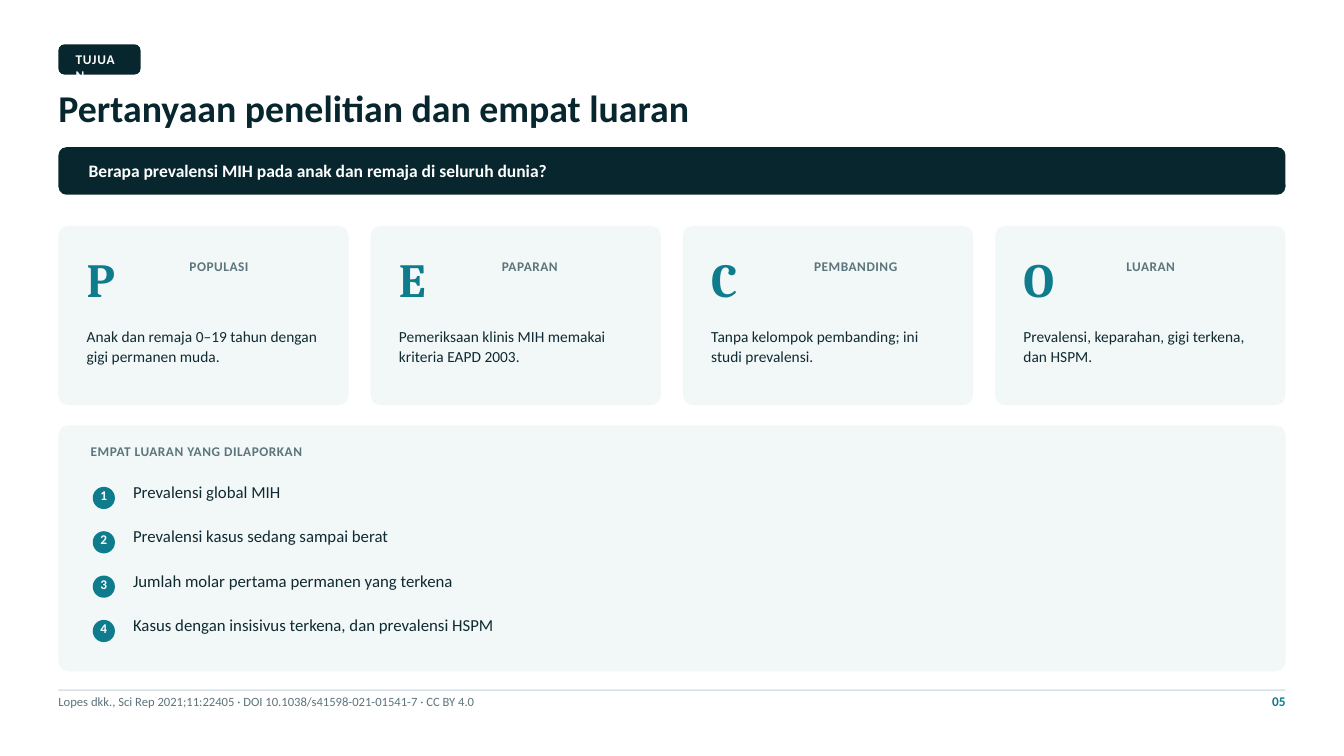
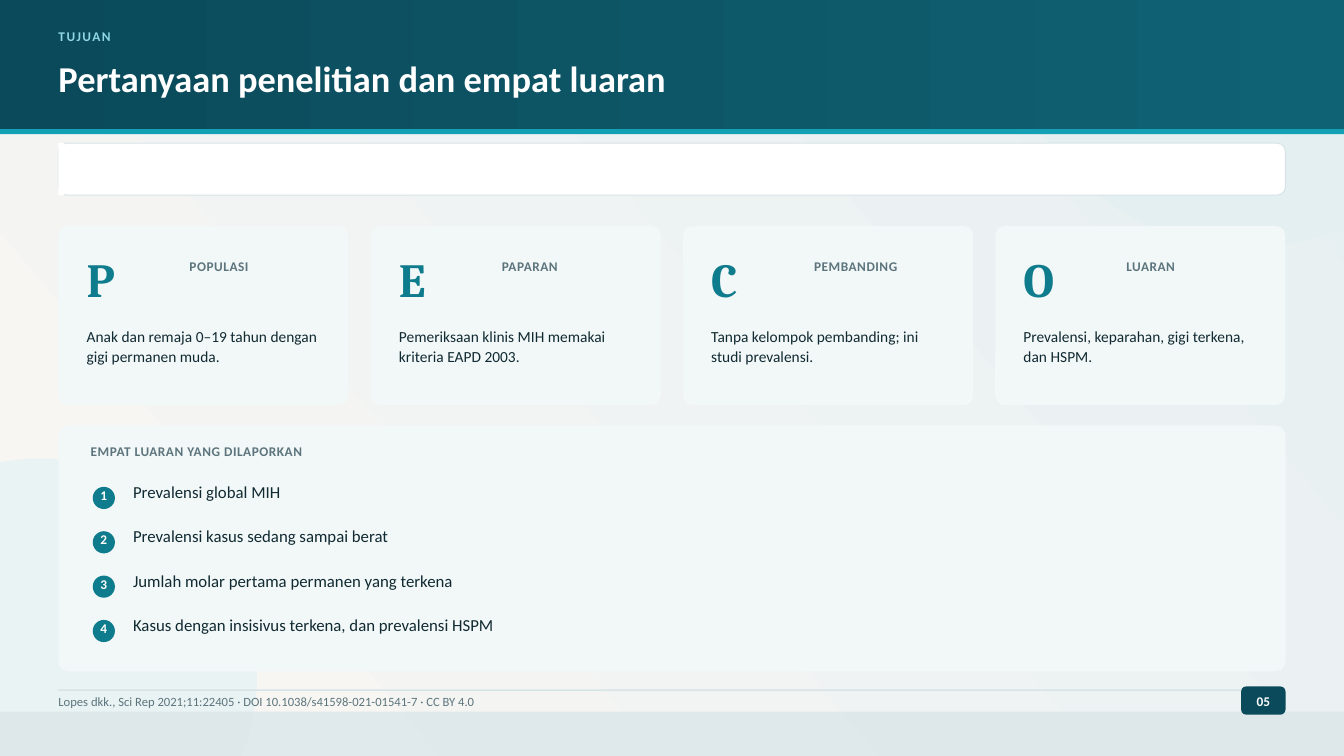
Before and after one commit to maskchanel14-source/agents, a slide deck: slide 5 of research/pediatric-dentistry-2021-2026/deck-mih-lopes-2021/Presentasi-Jurnal-MIH-Lopes-2021.pptx. Drawn at 1344x756 pixels with LibreOffice and Linux fonts; fonts in the diff are those of the drawing. Boxes give left, top, right and bottom in pixels: in the first picture for what was removed or moved away, otherwise in the second. Text is boxed around its words. In the diff, an @@ line names an element or a change of style, - is before the commit and + after.

```diff
--- a/research/pediatric-dentistry-2021-2026/deck-mih-lopes-2021/Presentasi-Jurnal-MIH-Lopes-2021.pptx
+++ b/research/pediatric-dentistry-2021-2026/deck-mih-lopes-2021/Presentasi-Jurnal-MIH-Lopes-2021.pptx
@@ rectangle added at (0, 0, 1344, 756), fill gradient #F9F7F3 to #E6EFF2 @@
@@ rectangle added at (0, 0, 1344, 129), fill gradient #0B4A5A to #0F6274 @@
@@ text "TUJUAN": place and size @@
-text "TUJUAN" at (76, 51, 123, 70)
+text "TUJUAN" at (58, 28, 1286, 52)
@@ text "TUJUAN" at (58, 28, 1286, 52): text colour #FFFFFF to #8FD8E4, letter spacing 0.6 to 1.1 pt @@
@@ ellipse added at (1003, 0, 1344, 247), fill #E4EFF1 @@
@@ text "Pertanyaan penelitian dan empat luaran": place and size @@
-text "Pertanyaan penelitian dan empat luaran" at (58, 95, 689, 128)
+text "Pertanyaan penelitian dan empat luaran" at (58, 66, 666, 98)
@@ text "Pertanyaan penelitian dan empat luaran" at (58, 66, 666, 98): size 27 to 26 pt, text colour #08262E to #FFFFFF @@
@@ rounded rectangle removed at (58, 44, 140, 75) @@
@@ rectangle added at (0, 129, 1344, 134), fill #14A0B4 @@
@@ rounded rectangle: place and size @@
-rounded rectangle at (58, 147, 1286, 195)
+rounded rectangle at (58, 143, 1286, 196)
@@ rounded rectangle at (58, 143, 1286, 196): fill #08262E to #FFFFFF; outline none to #D7E3E6 0.75 pt; proportions changed @@
@@ rectangle added at (58, 143, 65, 196), fill #FFFFFF @@
@@ text removed at (89, 164, 547, 180) @@
-Berapa prevalensi MIH pada anak dan remaja di seluruh dunia?
@@ ellipse added at (0, 459, 257, 756), fill #EAF3F4 @@
@@ rounded rectangle added at (1241, 687, 1286, 715), fill #0B4A5A @@
@@ rectangle added at (0, 712, 1344, 756), fill #DCE7EA at 85% opacity @@
@@ text "05": place and size @@
-text "05" at (1272, 697, 1285, 706)
+text "05" at (1257, 697, 1270, 706)
@@ text "05" at (1257, 697, 1270, 706): text colour #0E7C8C to #FFFFFF; alignment right to centre @@
```
Also in this commit, not shown: 14 other slides changed, 27 other files.
